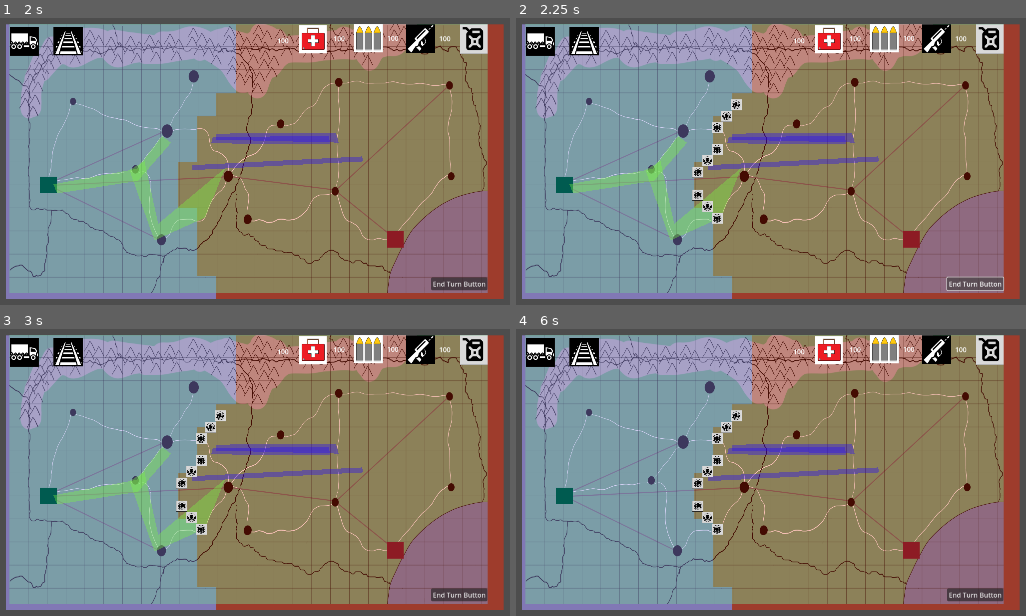
Above: before the commit, frames 1-4 (two rows, left to right).
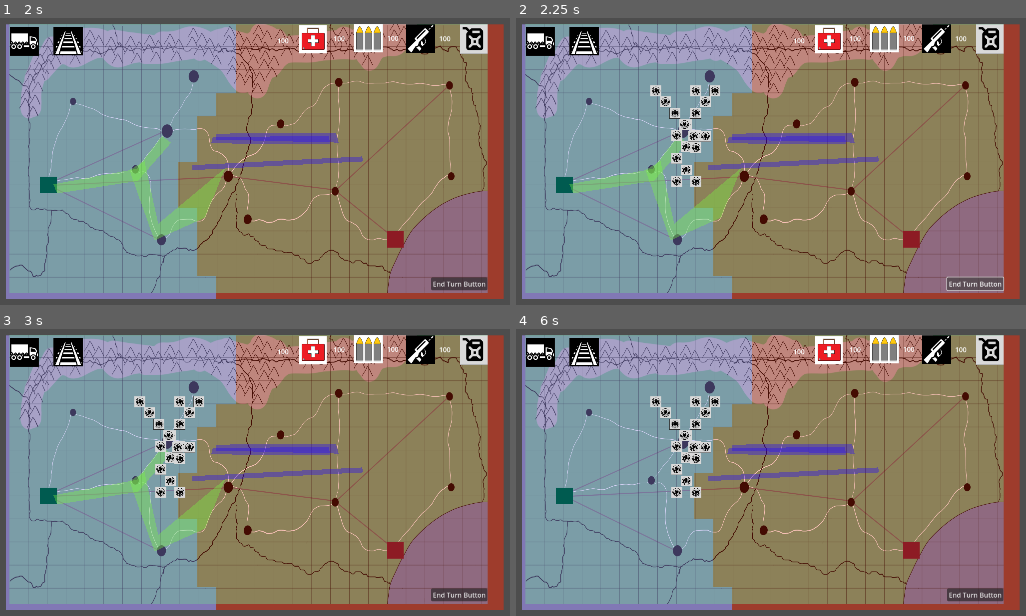
Above: after the commit, the same moments.

Repository: Arkcorner/Logistics-Generalis
Game: Godot game, scene res://main_level.tscn
Same seed, same stepped clock (60 frames per second), same inputs: the game is played once before the commit and once after it.
Inputs (mouse positions are in pixels of both pictures, inside the frame that each line leads up to):
- Up to frame 1 (2 s): click (25, 40) at 0.52 s; click (66, 40) at 1.27 s
- Up to frame 2 (2.25 s): click "End Turn Button" at 2 s
- Up to frame 3 (3 s): click (311, 349) at 2.77 s
- Up to frame 4 (6 s): click (883, 349) at 3.52 s; click (939, 349) at 4.27 s; click (990, 349) at 5.02 s; click (541, 351) at 5.77 s

Frame 1 is identical in both runs. In frame 2, 2.1% of the frame differs, in the area x 26-45%, y 23-72%; in frame 3, 2.1%; in frame 4, 2.1%.

Commit message:
changed Magic

Diff:
--- a/Logistic Generalis/Code/Provinces.gd
+++ b/Logistic Generalis/Code/Provinces.gd
@@ -1,10 +1,12 @@
 extends Node
-
+var x : int = 1
 
 func _ready():
 	# Iterate through all child nodes and find their neighbors
 	for child in get_children():
 		if child is Province:
+			x += 1
+			child.province_number = x
 			child.find_neighbors()
 
 # Called every frame. 'delta' is the elapsed time since the previous frame.
--- a/Logistic Generalis/main_level.tscn
+++ b/Logistic Generalis/main_level.tscn
@@ -115,317 +115,368 @@
 script = ExtResource("12_8epo0")
 
 [node name="Province1" parent="Provinces" instance=ExtResource("12_y1dea")]
-position = Vector2(-520, -82)
+position = Vector2(-571, -143)
 province_number = 1
 
 [node name="Province2" parent="Provinces" instance=ExtResource("12_y1dea")]
-position = Vector2(-520, -27)
+position = Vector2(-571, -88)
 province_number = 2
 
 [node name="Province3" parent="Provinces" instance=ExtResource("12_y1dea")]
-position = Vector2(-520, 25)
+position = Vector2(-571, -36)
 province_number = 3
 
 [node name="Province4" parent="Provinces" instance=ExtResource("12_y1dea")]
-position = Vector2(-520, 80)
+position = Vector2(-571, 19)
 province_number = 4
 
 [node name="Province5" parent="Provinces" instance=ExtResource("12_y1dea")]
-position = Vector2(-520, 135)
+position = Vector2(-571, 74)
 province_number = 5
 
 [node name="Province6" parent="Provinces" instance=ExtResource("12_y1dea")]
-position = Vector2(-520, 191)
+position = Vector2(-571, 130)
 province_number = 6
 
 [node name="Province7" parent="Provinces" instance=ExtResource("12_y1dea")]
-position = Vector2(-474, -82)
+position = Vector2(-525, -143)
 province_number = 7
 
 [node name="Province8" parent="Provinces" instance=ExtResource("12_y1dea")]
-position = Vector2(-474, -27)
+position = Vector2(-525, -88)
 province_number = 8
 
 [node name="Province9" parent="Provinces" instance=ExtResource("12_y1dea")]
-position = Vector2(-474, 25)
+position = Vector2(-525, -36)
 province_number = 9
 
 [node name="Province10" parent="Provinces" instance=ExtResource("12_y1dea")]
-position = Vector2(-474, 80)
+position = Vector2(-525, 19)
 province_number = 10
 
 [node name="Province11" parent="Provinces" instance=ExtResource("12_y1dea")]
-position = Vector2(-474, 135)
+position = Vector2(-525, 74)
 province_number = 11
 
 [node name="Province12" parent="Provinces" instance=ExtResource("12_y1dea")]
-position = Vector2(-474, 191)
+position = Vector2(-525, 130)
 province_number = 12
 
 [node name="Province13" parent="Provinces" instance=ExtResource("12_y1dea")]
-position = Vector2(-428, -82)
+position = Vector2(-479, -143)
 province_number = 13
 
 [node name="Province14" parent="Provinces" instance=ExtResource("12_y1dea")]
-position = Vector2(-428, -27)
+position = Vector2(-479, -88)
 province_number = 14
 
 [node name="Province15" parent="Provinces" instance=ExtResource("12_y1dea")]
-position = Vector2(-428, 25)
+position = Vector2(-479, -36)
 province_number = 15
 
 [node name="Province16" parent="Provinces" instance=ExtResource("12_y1dea")]
-position = Vector2(-428, 80)
+position = Vector2(-479, 19)
 province_number = 16
 
 [node name="Province17" parent="Provinces" instance=ExtResource("12_y1dea")]
-position = Vector2(-428, 135)
+position = Vector2(-479, 74)
 province_number = 17
 
 [node name="Province18" parent="Provinces" instance=ExtResource("12_y1dea")]
-position = Vector2(-428, 191)
+position = Vector2(-479, 130)
 province_number = 18
 
 [node name="Province19" parent="Provinces" instance=ExtResource("12_y1dea")]
-position = Vector2(-382, -82)
+position = Vector2(-433, -143)
 province_number = 19
 
 [node name="Province20" parent="Provinces" instance=ExtResource("12_y1dea")]
-position = Vector2(-382, -27)
+position = Vector2(-433, -88)
 province_number = 20
 
 [node name="Province21" parent="Provinces" instance=ExtResource("12_y1dea")]
-position = Vector2(-382, 25)
+position = Vector2(-433, -36)
 province_number = 21
 
 [node name="Province22" parent="Provinces" instance=ExtResource("12_y1dea")]
-position = Vector2(-382, 80)
+position = Vector2(-433, 19)
 province_number = 22
 
 [node name="Province23" parent="Provinces" instance=ExtResource("12_y1dea")]
-position = Vector2(-382, 135)
+position = Vector2(-433, 74)
 province_number = 23
 
 [node name="Province24" parent="Provinces" instance=ExtResource("12_y1dea")]
-position = Vector2(-382, 191)
+position = Vector2(-433, 130)
 province_number = 24
 
 [node name="Province25" parent="Provinces" instance=ExtResource("12_y1dea")]
-position = Vector2(-338, -82)
+position = Vector2(-389, -143)
 province_number = 25
 
 [node name="Province26" parent="Provinces" instance=ExtResource("12_y1dea")]
-position = Vector2(-338, -27)
+position = Vector2(-389, -88)
 province_number = 26
 
 [node name="Province27" parent="Provinces" instance=ExtResource("12_y1dea")]
-position = Vector2(-338, 25)
+position = Vector2(-389, -36)
 province_number = 27
 
 [node name="Province28" parent="Provinces" instance=ExtResource("12_y1dea")]
-position = Vector2(-338, 80)
+position = Vector2(-389, 19)
 province_number = 28
 
 [node name="Province29" parent="Provinces" instance=ExtResource("12_y1dea")]
-position = Vector2(-338, 135)
+position = Vector2(-389, 74)
 province_number = 29
 
 [node name="Province30" parent="Provinces" instance=ExtResource("12_y1dea")]
-position = Vector2(-338, 191)
+position = Vector2(-389, 130)
 province_number = 30
 
 [node name="Province31" parent="Provinces" instance=ExtResource("12_y1dea")]
-position = Vector2(-292, -82)
+position = Vector2(-343, -143)
 province_number = 31
 
 [node name="Province32" parent="Provinces" instance=ExtResource("12_y1dea")]
-position = Vector2(-292, -27)
+position = Vector2(-343, -88)
 province_number = 32
 
 [node name="Province33" parent="Provinces" instance=ExtResource("12_y1dea")]
-position = Vector2(-292, 25)
+position = Vector2(-343, -36)
 province_number = 33
 
 [node name="Province34" parent="Provinces" instance=ExtResource("12_y1dea")]
-position = Vector2(-292, 80)
+position = Vector2(-343, 19)
 province_number = 34
 
 [node name="Province35" parent="Provinces" instance=ExtResource("12_y1dea")]
-position = Vector2(-292, 135)
+position = Vector2(-343, 74)
 province_number = 35
 
 [node name="Province36" parent="Provinces" instance=ExtResource("12_y1dea")]
-position = Vector2(-292, 191)
+position = Vector2(-343, 130)
 province_number = 36
 
 [node name="Province37" parent="Provinces" instance=ExtResource("12_y1dea")]
-position = Vector2(-244, -82)
+position = Vector2(-295, -143)
 province_number = 37
 
 [node name="Province38" parent="Provinces" instance=ExtResource("12_y1dea")]
-position = Vector2(-244, -27)
+position = Vector2(-295, -88)
 province_number = 38
 
 [node name="Province39" parent="Provinces" instance=ExtResource("12_y1dea")]
-position = Vector2(-244, 25)
+position = Vector2(-295, -36)
 province_number = 39
 
 [node name="Province40" parent="Provinces" instance=ExtResource("12_y1dea")]
-position = Vector2(-244, 80)
+position = Vector2(-295, 19)
 province_number = 40
 
 [node name="Province41" parent="Provinces" instance=ExtResource("12_y1dea")]
-position = Vector2(-244, 135)
+position = Vector2(-295, 74)
 province_number = 41
 
 [node name="Province42" parent="Provinces" instance=ExtResource("12_y1dea")]
-position = Vector2(-244, 191)
+position = Vector2(-295, 130)
 province_number = 42
 
 [node name="Province43" parent="Provinces" instance=ExtResource("12_y1dea")]
-position = Vector2(-198, -82)
+position = Vector2(-249, -143)
 province_number = 43
 
 [node name="Province44" parent="Provinces" instance=ExtResource("12_y1dea")]
-position = Vector2(-198, -27)
+position = Vector2(-249, -88)
 province_number = 44
 
 [node name="Province45" parent="Provinces" instance=ExtResource("12_y1dea")]
-position = Vector2(-198, 25)
+position = Vector2(-249, -36)
 province_number = 45
 
 [node name="Province46" parent="Provinces" instance=ExtResource("12_y1dea")]
-position = Vector2(-198, 80)
+position = Vector2(-249, 19)
 province_number = 46
 is_enemy = true
 
 [node name="Province47" parent="Provinces" instance=ExtResource("12_y1dea")]
-position = Vector2(-198, 135)
+position = Vector2(-249, 74)
 province_number = 47
 is_enemy = true
 
 [node name="Province48" parent="Provinces" instance=ExtResource("12_y1dea")]
-position = Vector2(-198, 191)
+position = Vector2(-249, 130)
 province_number = 48
 supply_level = 200
 
 [node name="Province49" parent="Provinces" instance=ExtResource("12_y1dea")]
-position = Vector2(-152, -82)
+position = Vector2(-203, -143)
 province_number = 49
 
 [node name="Province50" parent="Provinces" instance=ExtResource("12_y1dea")]
-position = Vector2(-152, -27)
+position = Vector2(-203, -88)
 province_number = 50
 is_enemy = true
 
 [node name="Province51" parent="Provinces" instance=ExtResource("12_y1dea")]
-position = Vector2(-152, 25)
+position = Vector2(-203, -36)
 province_number = 51
 is_enemy = true
 
 [node name="Province52" parent="Provinces" instance=ExtResource("12_y1dea")]
-position = Vector2(-152, 80)
+position = Vector2(-203, 19)
 province_number = 52
 is_enemy = true
 
 [node name="Province53" parent="Provinces" instance=ExtResource("12_y1dea")]
-position = Vector2(-152, 135)
+position = Vector2(-203, 74)
 province_number = 53
 is_enemy = true
 
 [node name="Province54" parent="Provinces" instance=ExtResource("12_y1dea")]
-position = Vector2(-152, 191)
+position = Vector2(-203, 130)
 province_number = 54
 is_enemy = true
 
 [node name="Province55" parent="Provinces" instance=ExtResource("12_y1dea")]
-position = Vector2(-106, -82)
+position = Vector2(-157, -143)
 province_number = 55
 is_enemy = true
 
 [node name="Province56" parent="Provinces" instance=ExtResource("12_y1dea")]
-position = Vector2(-106, -27)
+position = Vector2(-157, -88)
 province_number = 56
 is_enemy = true
 
 [node name="Province57" parent="Provinces" instance=ExtResource("12_y1dea")]
-position = Vector2(-106, 25)
+position = Vector2(-157, -36)
 province_number = 57
 is_enemy = true
 
 [node name="Province58" parent="Provinces" instance=ExtResource("12_y1dea")]
-position = Vector2(-106, 80)
+position = Vector2(-157, 19)
 province_number = 58
 is_enemy = true
 
 [node name="Province59" parent="Provinces" instance=ExtResource("12_y1dea")]
-position = Vector2(-106, 135)
+position = Vector2(-157, 74)
 province_number = 59
 is_enemy = true
 
 [node name="Province60" parent="Provinces" instance=ExtResource("12_y1dea")]
-position = Vector2(-106, 191)
+position = Vector2(-157, 130)
 province_number = 60
 is_enemy = true
 
 [node name="Province61" parent="Provinces" instance=ExtResource("12_y1dea")]
-position = Vector2(-58, -82)
+position = Vector2(-109, -143)
 province_number = 61
 is_enemy = true
 
 [node name="Province62" parent="Provinces" instance=ExtResource("12_y1dea")]
-position = Vector2(-58, -27)
+position = Vector2(-109, -88)
 province_number = 62
 is_enemy = true
 
 [node name="Province63" parent="Provinces" instance=ExtResource("12_y1dea")]
-position = Vector2(-58, 25)
+position = Vector2(-109, -36)
 province_number = 63
 is_enemy = true
 
 [node name="Province64" parent="Provinces" instance=ExtResource("12_y1dea")]
-position = Vector2(-58, 80)
+position = Vector2(-109, 19)
 province_number = 64
 is_enemy = true
 
 [node name="Province65" parent="Provinces" instance=ExtResource("12_y1dea")]
-position = Vector2(-58, 135)
+position = Vector2(-109, 74)
 province_number = 65
 is_enemy = true
 
 [node name="Province66" parent="Provinces" instance=ExtResource("12_y1dea")]
-position = Vector2(-58, 191)
+position = Vector2(-109, 130)
 province_number = 66
 is_enemy = true
 
 [node name="Province67" parent="Provinces" instance=ExtResource("12_y1dea")]
-position = Vector2(-22, -82)
+position = Vector2(-73, -143)
 province_number = 67
 is_enemy = true
 
 [node name="Province68" parent="Provinces" instance=ExtResource("12_y1dea")]
-position = Vector2(-22, -27)
+position = Vector2(-73, -88)
 province_number = 68
 is_enemy = true
 
 [node name="Province69" parent="Provinces" instance=ExtResource("12_y1dea")]
-position = Vector2(-22, 25)
+position = Vector2(-73, -36)
 province_number = 69
 is_enemy = true
 
 [node name="Province70" parent="Provinces" instance=ExtResource("12_y1dea")]
-position = Vector2(-22, 80)
+position = Vector2(-73, 19)
 province_number = 70
 is_enemy = true
 
 [node name="Province71" parent="Provinces" instance=ExtResource("12_y1dea")]
-position = Vector2(-22, 135)
+position = Vector2(-73, 74)
 province_number = 71
 is_enemy = true
 
 [node name="Province72" parent="Provinces" instance=ExtResource("12_y1dea")]
-position = Vector2(-22, 191)
+position = Vector2(-73, 130)
 province_number = 72
+is_enemy = true
+
+[node name="Province73" parent="Provinces" instance=ExtResource("12_y1dea")]
+position = Vector2(-571, -143)
+province_number = 1
+
+[node name="Province74" parent="Provinces" instance=ExtResource("12_y1dea")]
+position = Vector2(-525, -143)
+province_number = 7
+
+[node name="Province75" parent="Provinces" instance=ExtResource("12_y1dea")]
+position = Vector2(-479, -143)
+province_number = 13
+
+[node name="Province76" parent="Provinces" instance=ExtResource("12_y1dea")]
+position = Vector2(-433, -143)
+province_number = 19
+
+[node name="Province77" parent="Provinces" instance=ExtResource("12_y1dea")]
+position = Vector2(-389, -143)
+province_number = 25
+
+[node name="Province78" parent="Provinces" instance=ExtResource("12_y1dea")]
+position = Vector2(-343, -143)
+province_number = 31
+
+[node name="Province79" parent="Provinces" instance=ExtResource("12_y1dea")]
+position = Vector2(-295, -143)
+province_number = 37
+
+[node name="Province80" parent="Provinces" instance=ExtResource("12_y1dea")]
+position = Vector2(-249, -143)
+province_number = 43
+
+[node name="Province81" parent="Provinces" instance=ExtResource("12_y1dea")]
+position = Vector2(-203, -143)
+province_number = 49
+
+[node name="Province82" parent="Provinces" instance=ExtResource("12_y1dea")]
+position = Vector2(-157, -143)
+province_number = 55
+is_enemy = true
+
+[node name="Province83" parent="Provinces" instance=ExtResource("12_y1dea")]
+position = Vector2(-109, -143)
+province_number = 61
+is_enemy = true
+
+[node name="Province84" parent="Provinces" instance=ExtResource("12_y1dea")]
+position = Vector2(-73, -143)
+province_number = 67
 is_enemy = true
 
 [node name="MedicalLabel" type="Label" parent="."]
